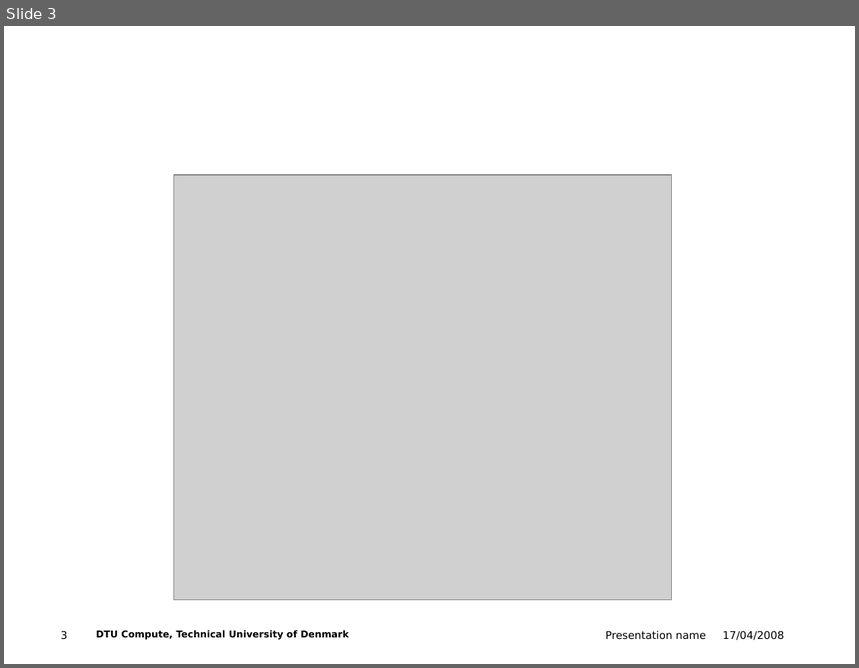
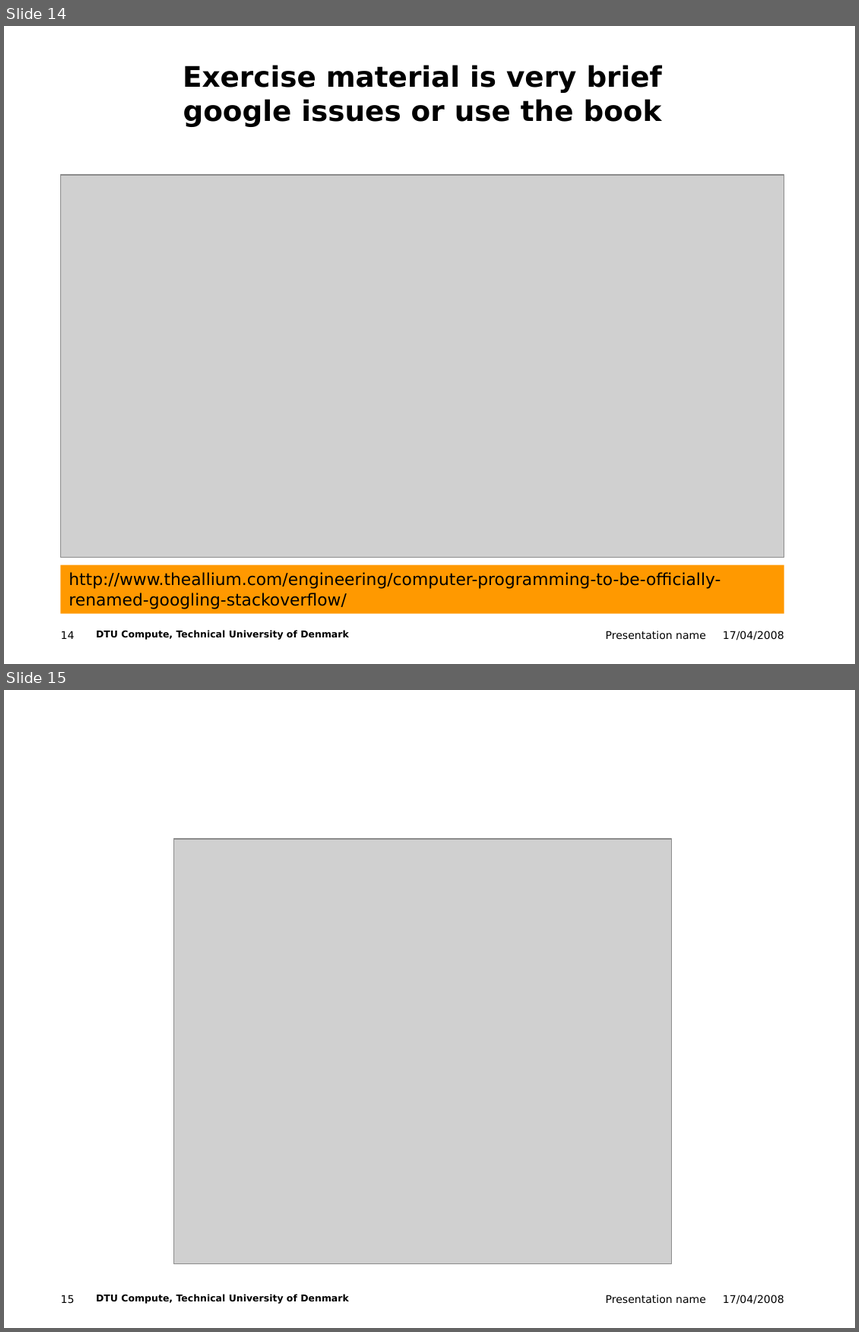
Before and after one commit to tsal-dtu/ws4_version_control_git, a slide deck: version_control_git.pptx. Shown one above the other, each under a label of ours: slide 3 before the commit, slides 14 and 15 after it. The pictures are 859x668 and 859x1332 pixels, drawn with LibreOffice and Linux fonts; fonts in the diff are those of the drawing; grey boxes stand for pictures; background and template pictures are left out. Boxes give left, top, right and bottom in pixels: in the first picture for what was removed or moved away, otherwise in the second. Text is boxed around its words. In the diff, an @@ line names an element or a change of style, - is before the commit and + after.

```diff
--- a/version_control_git.pptx
+++ b/version_control_git.pptx
@@ slide 14 added at bbox=[4, 26, 855, 664], background #FFFFFF; not listed: 4 template elements that a slide beside it also shows @@
@@ title added at bbox=[183, 65, 662, 126], 24 pt, text #000000, bold @@
+Exercise material is very brief
+google issues or use the book
@@ picture added at bbox=[60, 175, 784, 557] @@
@@ rectangle added at bbox=[60, 566, 784, 614], fill #FF9900, 14 pt, text #000000 @@
+http://www.theallium.com/engineering/computer-programming-to-be-officially-renamed-googling-stackoverflow/
@@ what was slide 3 is now slide 15 @@
@@ page number at bbox=[61, 1295, 75, 1304]: text changed @@
-3
+15
```
Also in this commit, not shown: 33 other slides added, 2 slides removed, 1 other file.
